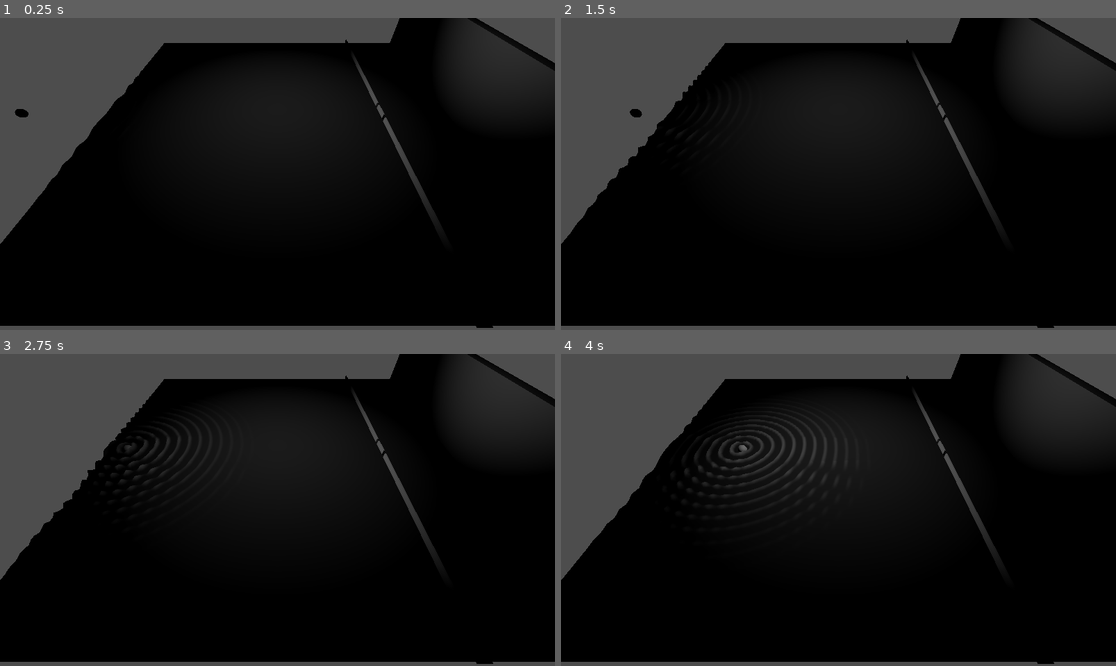
Above: before the commit, frames 1-4 (two rows, left to right).
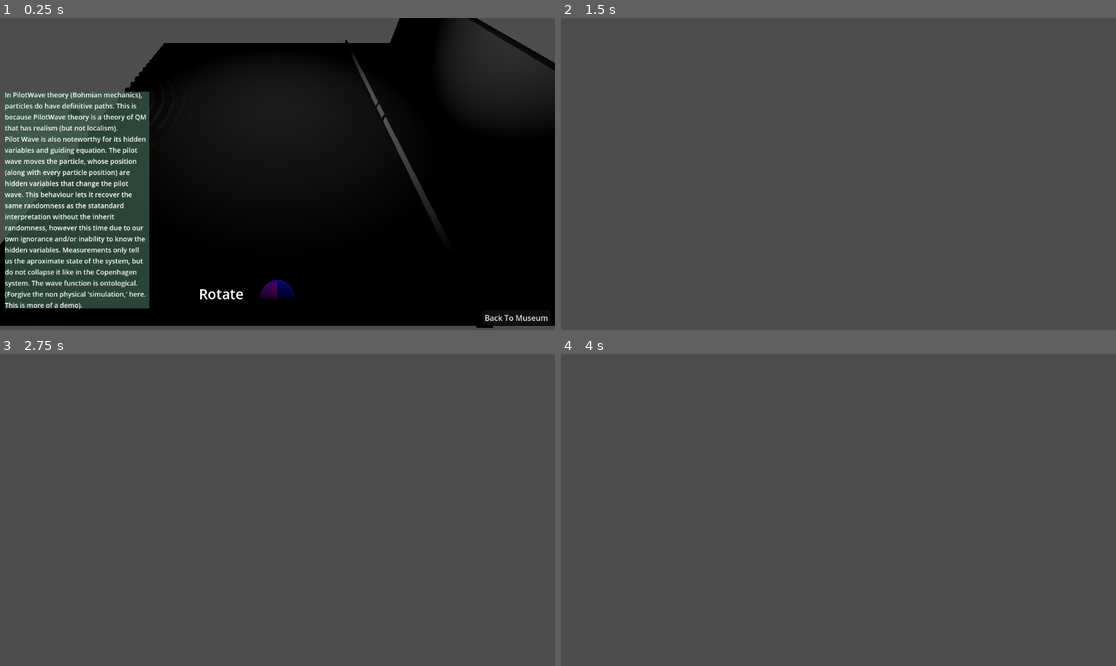
Above: after the commit, the same moments.

Repository: Techno3d/QuantumFinal
Game: Godot game, scene res://DoubleSlit/PWDoubleSlit.tscn
Same seed, same stepped clock (60 frames per second), same inputs: the game is played once before the commit and once after it.
Inputs (mouse positions are in pixels of both pictures, inside the frame that each line leads up to):
- Up to frame 1 (0.25 s): no input
- Up to frame 2 (1.5 s): click (1077, 317) at 0.5 s, where only the run after the commit has a clickable "Back To Museum"; move the mouse to (960, 158) at 1.27 s; click (960, 158) at 1.35 s
- Up to frame 3 (2.75 s): move the mouse to (166, 525) at 2.02 s; tap C (Close Box) at 2.1 s; click (166, 525) at 2.3 s
- Up to frame 4 (4 s): move the mouse to (894, 441) at 2.77 s; tap O (Open Box) at 2.85 s; click (894, 441) at 3.05 s; move the mouse to (810, 572) at 3.52 s; click (810, 572) at 3.6 s

The runs differ from the first frame. In frame 1, 15% of the frame differs, in the area x 0-100%, y 0-98%; in frame 2, 82%, in the area x 0-100%, y 0-100%; in frame 3, 82%; in frame 4, 82%.

Commit message:
add text to QM and PW

Diff:
--- a/DoubleSlit/CopenhagenDoubleSlit.tscn
+++ b/DoubleSlit/CopenhagenDoubleSlit.tscn
@@ -1,8 +1,10 @@
-[gd_scene load_steps=11 format=3 uid="uid://c2wwfv0oe44f2"]
+[gd_scene load_steps=14 format=3 uid="uid://c2wwfv0oe44f2"]
 
 [ext_resource type="Script" uid="uid://eh4oeu76yhxh" path="res://DoubleSlit/Scripts/copenhagen_double_slit.gd" id="1_imfc4"]
 [ext_resource type="Shader" uid="uid://df4bq0r8t8ie7" path="res://shaders/CHPlanes.gdshader" id="1_qcf3r"]
+[ext_resource type="PackedScene" uid="uid://fvpm24bfudny" path="res://DoubleSlit/cam_pivot.tscn" id="2_10073"]
 [ext_resource type="Shader" uid="uid://bffnhyofgbfww" path="res://shaders/CopenhagenDiffraction.gdshader" id="2_jhprl"]
+[ext_resource type="Script" uid="uid://dfggx47o5rkjp" path="res://DoubleSlit/Scripts/UI.gd" id="5_smjlk"]
 
 [sub_resource type="PlaneMesh" id="PlaneMesh_a7le2"]
 size = Vector2(20, 30)
@@ -29,8 +31,14 @@
 [sub_resource type="BoxMesh" id="BoxMesh_qcf3r"]
 size = Vector3(40.0647, 7.67986, 0.9985)
 
+[sub_resource type="LabelSettings" id="LabelSettings_smjlk"]
+font_size = 14
+
 [node name="Node3D" type="Node3D"]
 script = ExtResource("1_imfc4")
+
+[node name="CamPivot" parent="." instance=ExtResource("2_10073")]
+transform = Transform3D(-4.66201e-06, 0.776123, -0.630581, 5.7395e-06, 0.630581, 0.776123, 1, -9.26775e-10, -7.39433e-06, -15.168, 10.7843, 0)
 
 [node name="PlaneWave" type="MeshInstance3D" parent="."]
 transform = Transform3D(1, 0, 0, 0, 1, 0, 0, 0, 1, 0, 0, -15)
@@ -69,6 +77,54 @@
 
 [node name="Camera3D" type="Camera3D" parent="."]
 transform = Transform3D(-4.6632e-06, 0.776123, -0.630581, 5.7395e-06, 0.630581, 0.776123, 1, 0, -7.39508e-06, -10.7234, 8.11216, 0)
+visible = false
 
 [node name="Node3D" type="Node3D" parent="."]
 transform = Transform3D(1, 0, 0, 0, 1, 0, 0, 0, 1, 0, 0, 10.1623)
+
+[node name="UI" type="CanvasLayer" parent="."]
+script = ExtResource("5_smjlk")
+
+[node name="MarginContainer" type="MarginContainer" parent="UI"]
+anchors_preset = 15
+anchor_right = 1.0
+anchor_bottom = 1.0
+grow_horizontal = 2
+grow_vertical = 2
+size_flags_horizontal = 3
+size_flags_vertical = 3
+theme_override_constants/margin_left = 10
+theme_override_constants/margin_top = 10
+theme_override_constants/margin_right = 10
+theme_override_constants/margin_bottom = 10
+
+[node name="VBoxContainer" type="VBoxContainer" parent="UI/MarginContainer"]
+layout_mode = 2
+alignment = 2
+
+[node name="HBoxContainer2" type="HBoxContainer" parent="UI/MarginContainer/VBoxContainer"]
+layout_mode = 2
+
+[node name="ColorRect" type="ColorRect" parent="UI/MarginContainer/VBoxContainer/HBoxContainer2"]
+custom_minimum_size = Vector2(250, 450)
+layout_mode = 2
+color = Color(0.2304, 0.36, 0.29736, 0.741176)
+
+[node name="Label" type="Label" parent="UI/MarginContainer/VBoxContainer/HBoxContainer2/ColorRect"]
+layout_mode = 1
+anchors_preset = 15
+anchor_right = 1.0
+anchor_bottom = 1.0
+grow_horizontal = 2
+grow_vertical = 2
+text = "In the Copenhagen interpretation, the wave function gives us the probaility amplitude of the particles position at a point. However, these particles live in a superposition. Their position or spin state, or any state, does not have to be well defined. The particle does not have to be here or there. The screen in this case 'collapses' the super position, so the position here becomes defined. This wave function interacts with itself before reaching the screen to create the interference pattern that will start to emerge (if the simulation is somewhat accurate...). The wave function itself is debatably epistemological."
+label_settings = SubResource("LabelSettings_smjlk")
+autowrap_mode = 3
+
+[node name="HBoxContainer" type="HBoxContainer" parent="UI/MarginContainer/VBoxContainer"]
+layout_mode = 2
+alignment = 2
+
+[node name="Back" type="Button" parent="UI/MarginContainer/VBoxContainer/HBoxContainer"]
+layout_mode = 2
+text = "Back To Museum"
--- a/DoubleSlit/PWDoubleSlit.tscn
+++ b/DoubleSlit/PWDoubleSlit.tscn
@@ -1,9 +1,11 @@
-[gd_scene load_steps=12 format=3 uid="uid://bnatyf8845olp"]
+[gd_scene load_steps=15 format=3 uid="uid://bnatyf8845olp"]
 
+[ext_resource type="PackedScene" uid="uid://fvpm24bfudny" path="res://DoubleSlit/cam_pivot.tscn" id="1_bprl4"]
 [ext_resource type="Shader" uid="uid://uxrybb8vvocw" path="res://shaders/plane_waves.gdshader" id="1_jxgr0"]
 [ext_resource type="Script" uid="uid://d1glw7jm7wbcn" path="res://DoubleSlit/Scripts/plane.gd" id="2_lh1gt"]
 [ext_resource type="Script" uid="uid://uaxiqy4l17hs" path="res://DoubleSlit/Scripts/Move.gd" id="3_s3gby"]
 [ext_resource type="Script" uid="uid://ramq2bjmld56" path="res://DoubleSlit/Scripts/PWScreen.gd" id="4_vm8iq"]
+[ext_resource type="Script" uid="uid://dfggx47o5rkjp" path="res://DoubleSlit/Scripts/UI.gd" id="6_7d0j3"]
 
 [sub_resource type="QuadMesh" id="QuadMesh_pxd2j"]
 size = Vector2(40, 40)
@@ -15,7 +17,7 @@
 resource_local_to_scene = true
 render_priority = 0
 shader = ExtResource("1_jxgr0")
-shader_parameter/pos = Vector3(5.395, 0, -2.045)
+shader_parameter/pos = Vector3(0, 0, 0)
 
 [sub_resource type="SphereMesh" id="SphereMesh_y48nb"]
 
@@ -30,7 +32,13 @@
 [sub_resource type="BoxShape3D" id="BoxShape3D_vm8iq"]
 size = Vector3(1, 8.58014, 40.0308)
 
+[sub_resource type="LabelSettings" id="LabelSettings_7d0j3"]
+font_size = 14
+
 [node name="Node3D" type="Node3D"]
+
+[node name="CamPivot" parent="." instance=ExtResource("1_bprl4")]
+transform = Transform3D(1, 0, 0, 0, 0.601815, 0.798636, 0, -0.798636, 0.601815, 0, 14.7557, 20.0589)
 
 [node name="Plane" type="MeshInstance3D" parent="."]
 mesh = SubResource("QuadMesh_pxd2j")
@@ -49,6 +57,7 @@
 
 [node name="Camera3D" type="Camera3D" parent="."]
 transform = Transform3D(1, 0, 0, 0, 0.602108, 0.798415, 0, -0.798415, 0.602108, 0, 14.7557, 20.0589)
+visible = false
 
 [node name="OmniLight3D" type="OmniLight3D" parent="."]
 transform = Transform3D(1, 0, 0, 0, 1, 0, 0, 0, 1, 0, 10.6293, 0)
@@ -78,3 +87,52 @@
 [node name="CollisionShape3D" type="CollisionShape3D" parent="PWScreen/Area3D"]
 transform = Transform3D(1, 0, -2.62617e-11, 0, 1, 0, 2.62617e-11, 0, 1, 0, -0.479401, -0.00561523)
 shape = SubResource("BoxShape3D_vm8iq")
+
+[node name="UI" type="CanvasLayer" parent="."]
+script = ExtResource("6_7d0j3")
+
+[node name="MarginContainer" type="MarginContainer" parent="UI"]
+anchors_preset = 15
+anchor_right = 1.0
+anchor_bottom = 1.0
+grow_horizontal = 2
+grow_vertical = 2
+size_flags_horizontal = 3
+size_flags_vertical = 3
+theme_override_constants/margin_left = 10
+theme_override_constants/margin_top = 10
+theme_override_constants/margin_right = 10
+theme_override_constants/margin_bottom = 10
+
+[node name="VBoxContainer" type="VBoxContainer" parent="UI/MarginContainer"]
+layout_mode = 2
+alignment = 2
+
+[node name="HBoxContainer2" type="HBoxContainer" parent="UI/MarginContainer/VBoxContainer"]
+layout_mode = 2
+
+[node name="ColorRect" type="ColorRect" parent="UI/MarginContainer/VBoxContainer/HBoxContainer2"]
+custom_minimum_size = Vector2(300, 450)
+layout_mode = 2
+color = Color(0.2304, 0.36, 0.29736, 0.741176)
+
+[node name="Label" type="Label" parent="UI/MarginContainer/VBoxContainer/HBoxContainer2/ColorRect"]
+layout_mode = 1
+anchors_preset = 15
+anchor_right = 1.0
+anchor_bottom = 1.0
+grow_horizontal = 2
+grow_vertical = 2
+text = "In PilotWave theory (Bohmian mechanics), particles do have definitive paths. This is because PilotWave theory is a theory of QM that has realism (but not localism).
+Pilot Wave is also noteworthy for its hidden variables and guiding equation. The pilot wave moves the particle, whose position (along with every particle position) are hidden variables that change the pilot wave. This behaviour lets it recover the same randomness as the statandard interpretation without the inherit randomness, however this time due to our own ignorance and/or inability to know the hidden variables. Measurements only tell us the aproximate state of the system, but do not collapse it like in the Copenhagen system. The wave function is ontological.
+(Forgive the non physical 'simulation,' here. This is more of a demo). "
+label_settings = SubResource("LabelSettings_7d0j3")
+autowrap_mode = 3
+
+[node name="HBoxContainer" type="HBoxContainer" parent="UI/MarginContainer/VBoxContainer"]
+layout_mode = 2
+alignment = 2
+
+[node name="Back" type="Button" parent="UI/MarginContainer/VBoxContainer/HBoxContainer"]
+layout_mode = 2
+text = "Back To Museum"
--- a/DoubleSlit/Scripts/Move.gd
+++ b/DoubleSlit/Scripts/Move.gd
@@ -1,14 +1,53 @@
 class_name Move
 extends MeshInstance3D
 
-var t: float = 0;
+const speed = 30
+var vel: Vector3 = Vector3(speed, 0, 0)
+var slit_pos: Vector3 = Vector3(12, 0, 1.25)
+var slit_pos2: Vector3 = Vector3(12, 0, -1.25)
+var why: bool = false
+var why2: bool = false
 
-# Called when the node enters the scene tree for the first time.
-func _ready():
-	pass # Replace with function body.
+func reset():
+	position = Vector3(-35, 0, 0)
+	vel = Vector3(speed, 0, 0)
+	why = false
+	why2 = false
 
 
 # Called every frame. 'delta' is the elapsed time since the previous frame.
 func _process(delta):
-	t+=delta;
-	position.x += 5*delta
+	if !why and position.x > 9 and position.x < 9.5:
+		var focus = slit_pos
+		if randf() > 0.5:
+			focus = slit_pos2
+		var vel_dir: Vector3 = (focus-position).normalized()
+		vel_dir *= speed
+		vel = vel_dir
+		if(vel.x < 0):
+			print("no2")
+		why = true
+	if !why2 and position.x > 12.5:
+		var possible_positions: Array[Vector3] = []
+		for i in range(-2000, 2000, 50):
+			var j = i/100.
+			# This is the trapezoidal reimann aproximation for the probability
+			var probs = (find_p_amp(j)*find_p_amp(j) + find_p_amp(j+0.025)*find_p_amp(j+0.025))
+			if randf() > probs and randf() > 0.5:
+				possible_positions.push_back(Vector3(20.351, 0.5+randf_range(-0.4, 3), j+0.025))
+		var focus = possible_positions.pick_random()
+		var dir = (focus - position).normalized()
+		vel = dir * speed
+		if(vel.x < 0):
+			print("no1")
+		why2 = true
+	if(vel.x < 0):
+		print("no")
+	position += vel*delta
+
+
+
+
+func find_p_amp(x: float) -> float:
+	const B = 16
+	return (sin(B*PI*slit_pos.distance_to(Vector3(20.351, 0, x))) + sin(B*PI*slit_pos2.distance_to(Vector3(20.351, 0, x))))/2.
--- a/DoubleSlit/Scripts/PWScreen.gd
+++ b/DoubleSlit/Scripts/PWScreen.gd
@@ -14,4 +14,4 @@
 		child.position = pos + Vector3.UP*randf()
 		child.scale = Vector3.ONE*1.5
 		get_tree().root.add_child(child)
-		(area.get_parent() as Node3D).position = Vector3(-35, 0, 0)
+		(area.get_parent() as Move).reset()
--- /dev/null
+++ b/DoubleSlit/Scripts/UI.gd
@@ -0,0 +1,8 @@
+extends CanvasLayer
+
+@onready var back: Button = $MarginContainer/VBoxContainer/HBoxContainer/Back
+
+func _ready():
+	back.pressed.connect(func():
+		get_tree().change_scene_to_file("res://Museum.tscn")
+	)
--- /dev/null
+++ b/DoubleSlit/Scripts/cam_pivot.gd
@@ -0,0 +1,34 @@
+extends Node3D
+
+@export var global_center = Vector3(0, 0, 0)
+@onready var area: Area3D = $Camera3D/MeshInstance3D/Area3D
+@onready var cam: Camera3D = $Camera3D
+@onready var ball: MeshInstance3D = $Camera3D/MeshInstance3D
+var mouse_inside: bool = false
+var mouse_pressed: bool = false
+
+func _ready():
+	area.mouse_entered.connect(func():
+		mouse_inside = true
+	)
+	area.mouse_exited.connect(func():
+		mouse_inside = false
+	)
+	var old_pos = position
+	global_position = global_center
+	cam.global_position = old_pos
+
+func _process(_delta):
+	if Input.is_action_just_pressed("mousePress") and mouse_inside:
+		mouse_pressed = true
+	if Input.is_action_just_released("mousePress"):
+		mouse_pressed = false
+
+func _input(event):
+	if event is InputEventMouseMotion and mouse_pressed:
+		var mouse_motion = event as InputEventMouseMotion
+		var rel = mouse_motion.relative
+		rotation_degrees.y += rel.x/10.
+		rotation_degrees.x += rel.y/10.
+		ball.rotation_degrees.y += rel.x/10.
+		ball.rotation_degrees.x += rel.y/10.
--- /dev/null
+++ b/DoubleSlit/cam_pivot.tscn
@@ -0,0 +1,33 @@
+[gd_scene load_steps=6 format=3 uid="uid://fvpm24bfudny"]
+
+[ext_resource type="Script" uid="uid://n6j35jexpbq8" path="res://DoubleSlit/Scripts/cam_pivot.gd" id="1_ksruo"]
+[ext_resource type="Shader" uid="uid://cpfl1ffuv2hwa" path="res://shaders/cam_pivot.gdshader" id="2_l147j"]
+
+[sub_resource type="SphereMesh" id="SphereMesh_2qb4k"]
+
+[sub_resource type="ShaderMaterial" id="ShaderMaterial_v1k0j"]
+render_priority = 0
+shader = ExtResource("2_l147j")
+
+[sub_resource type="SphereShape3D" id="SphereShape3D_2qb4k"]
+
+[node name="CamPivot" type="Node3D"]
+script = ExtResource("1_ksruo")
+
+[node name="Camera3D" type="Camera3D" parent="."]
+
+[node name="Label3D" type="Label3D" parent="Camera3D"]
+transform = Transform3D(1, 0, 0, 0, 1, 0, 0, 0, 1, -1.55259, -3.30025, -5.59995)
+pixel_size = 0.012
+text = "Rotate"
+
+[node name="MeshInstance3D" type="MeshInstance3D" parent="Camera3D"]
+transform = Transform3D(1, 0, 0, 0, 1, 0, 0, 0, 1, 0, -3.52083, -5.67765)
+sorting_offset = -5.0
+mesh = SubResource("SphereMesh_2qb4k")
+surface_material_override/0 = SubResource("ShaderMaterial_v1k0j")
+
+[node name="Area3D" type="Area3D" parent="Camera3D/MeshInstance3D"]
+
+[node name="CollisionShape3D" type="CollisionShape3D" parent="Camera3D/MeshInstance3D/Area3D"]
+shape = SubResource("SphereShape3D_2qb4k")
--- a/project.godot
+++ b/project.godot
@@ -35,6 +35,11 @@
 "events": [Object(InputEventKey,"resource_local_to_scene":false,"resource_name":"","device":-1,"window_id":0,"alt_press …(191 unchanged characters)…
 ]
 }
+mousePress={
+"deadzone": 0.2,
+"events": [Object(InputEventMouseButton,"resource_local_to_scene":false,"resource_name":"","device":-1,"window_id":0,"alt_pressed":false,"shift_pressed":false,"ctrl_pressed":false,"meta_pressed":false,"button_mask":0,"position":Vector2(0, 0),"global_position":Vector2(0, 0),"factor":1.0,"button_index":1,"canceled":false,"pressed":false,"double_click":false,"script":null)
+]
+}
 
 [layer_names]
 
--- /dev/null
+++ b/shaders/cam_pivot.gdshader
@@ -0,0 +1,14 @@
+shader_type spatial;
+
+void vertex() {
+	// Called for every vertex the material is visible on.
+}
+
+void fragment() {
+	ALBEDO = vec3(UV.x*UV.x, UV.y*UV.y, 1.);
+}
+
+//void light() {
+//	// Called for every pixel for every light affecting the material.
+//	// Uncomment to replace the default light processing function with this one.
+//}
Not shown, added: DoubleSlit/Scripts/UI.gd.uid
Not shown, added: DoubleSlit/Scripts/cam_pivot.gd.uid
Not shown, added: shaders/cam_pivot.gdshader.uid
